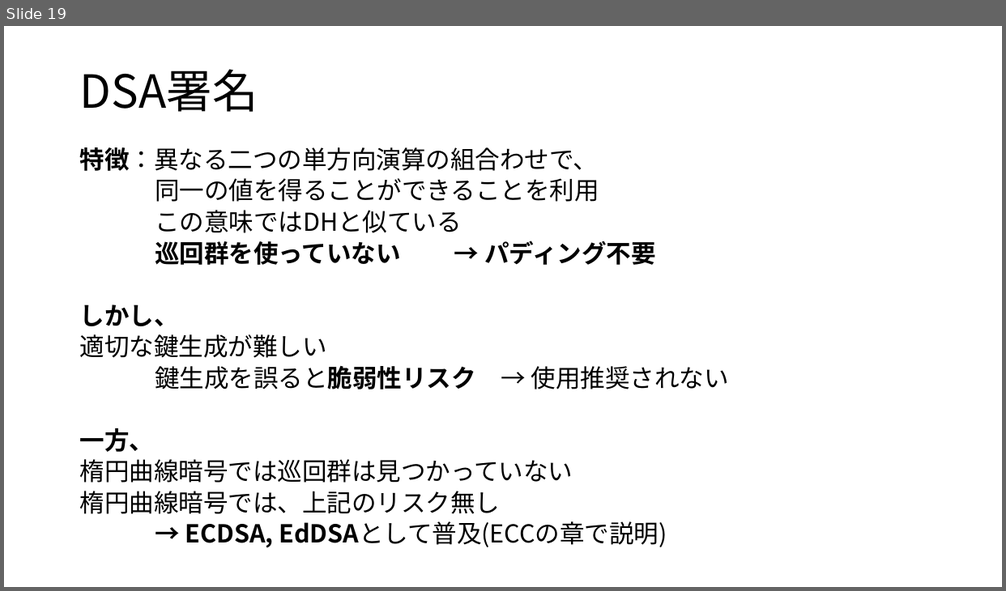
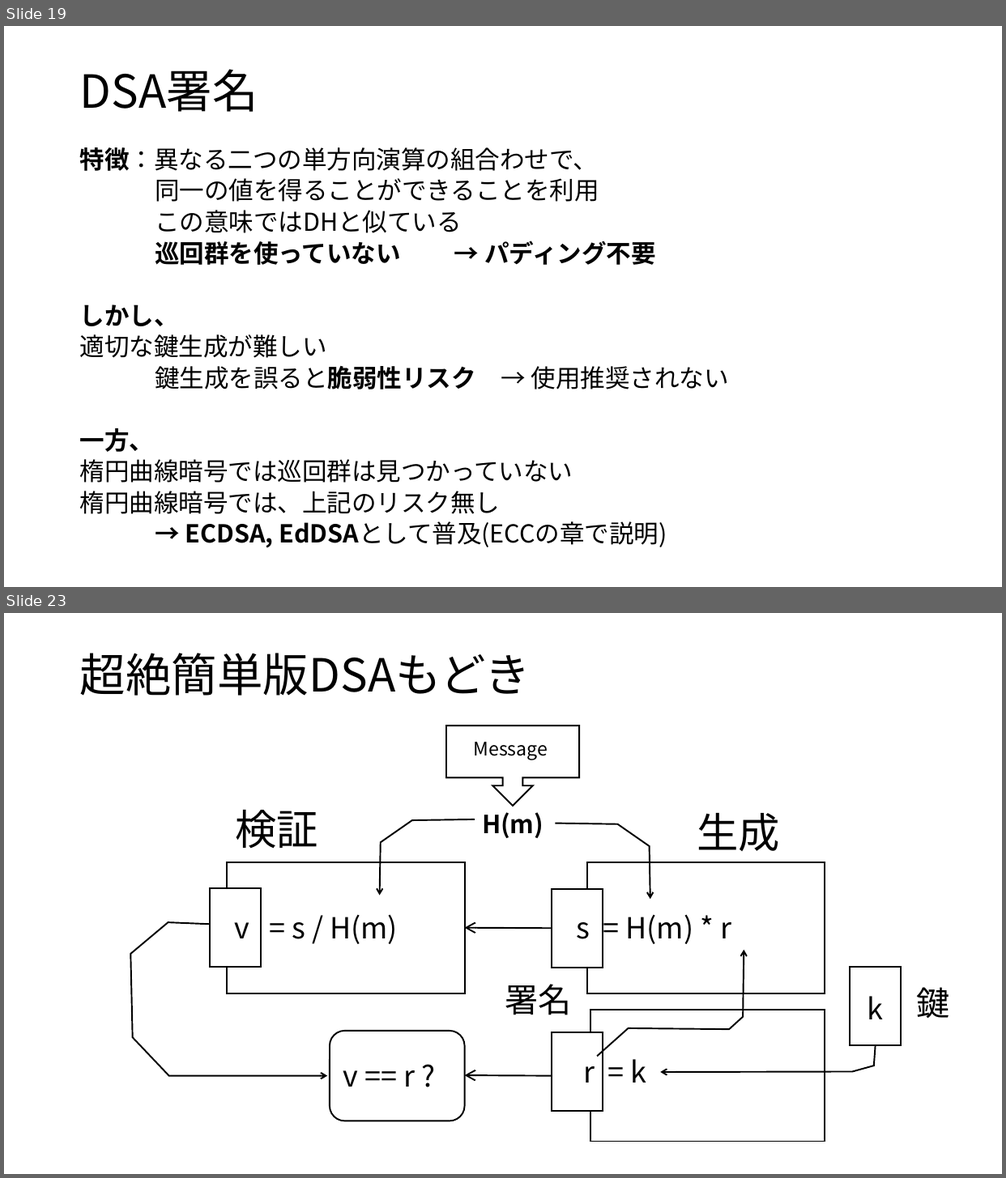
Before and after one commit to kojo1/TLSbook-en, a slide deck: Part1.Technology/Chapter3.Algorithm/Algorithm-fig-jp.pptx. Shown one above the other, each under a label of ours: slide 19 before the commit, slides 19 and 23 after it; the slides between them are not shown. The pictures are 1006x591 and 1006x1178 pixels, drawn with LibreOffice and Linux fonts; fonts in the diff are those of the drawing. Boxes give left, top, right and bottom in pixels: in the first picture for what was removed or moved away, otherwise in the second. Text is boxed around its words. In the diff, an @@ line names an element or a change of style, - is before the commit and + after.

```diff
--- a/Part1.Technology/Chapter3.Algorithm/Algorithm-fig-jp.pptx
+++ b/Part1.Technology/Chapter3.Algorithm/Algorithm-fig-jp.pptx
@@ slide 23 added at (4, 613, 1002, 1174), background #FFFFFF @@
@@ title added at (80, 653, 530, 696), 44 pt, text #000000 @@
+超絶簡単版DSAもどき
@@ down arrow callout added at (446, 726, 580, 806), outline #000000 1.5 pt @@
@@ text added at (473, 742, 548, 760), 18 pt, text #000000 @@
+Message
@@ text added at (235, 810, 318, 849), 40 pt, text #000000 @@
+検証
@@ freeform shape added at (380, 820, 475, 895), outline #000000 1.5 pt @@
@@ text added at (482, 812, 543, 838), 24 pt, text #000000, bold @@
+H(m)
@@ freeform shape added at (556, 824, 651, 899), outline #000000 1.5 pt @@
@@ text added at (697, 813, 780, 851), 40 pt, text #000000 @@
+生成
@@ rectangle added at (227, 862, 464, 994), fill #FFFFFF, outline #000000 1.5 pt @@
@@ rectangle added at (587, 862, 825, 994), fill #FFFFFF, outline #000000 1.5 pt @@
@@ rectangle added at (210, 888, 261, 967), fill #FFFFFF, outline #000000 1.5 pt @@
@@ rectangle added at (552, 889, 603, 968), fill #FFFFFF, outline #000000 1.5 pt @@
@@ freeform shape added at (130, 923, 327, 1076), outline #000000 1.5 pt @@
@@ text added at (235, 914, 398, 944), 28 pt, text #000000 @@
+v = s / H(m)
@@ arrow added from (552, 928) to (464, 928), #000000 1.5 pt @@
@@ text added at (577, 914, 731, 944), 28 pt, text #000000 @@
+s = H(m) * r
@@ freeform shape added at (597, 950, 744, 1056), outline #000000 1.5 pt @@
@@ rectangle added at (850, 967, 901, 1046), fill #FFFFFF, outline #000000 1.5 pt @@
@@ text added at (505, 984, 572, 1016), 32 pt, text #000000 @@
+署名
@@ text added at (867, 996, 883, 1020), 28 pt, text #000000 @@
+k
@@ text added at (917, 987, 950, 1018), 32 pt, text #000000 @@
+鍵
@@ rectangle added at (590, 1011, 825, 1142), fill #FFFFFF, outline #000000 1.5 pt @@
@@ rounded rectangle added at (330, 1031, 464, 1122), fill #FFFFFF, outline #000000 1.5 pt @@
@@ rectangle added at (552, 1033, 603, 1111), fill #FFFFFF, outline #000000 1.5 pt @@
@@ freeform shape added at (661, 1046, 876, 1072), outline #000000 1.5 pt @@
@@ text added at (343, 1071, 415, 1087), 28 pt, text #000000 @@
+v == r ?
@@ text added at (583, 1059, 646, 1083), 28 pt, text #000000 @@
+r = k
@@ arrow added from (552, 1076) to (464, 1076), #000000 1.5 pt @@
```
Also in this commit, not shown: 4 slides changed, 1 other slide added, 6 other files.
